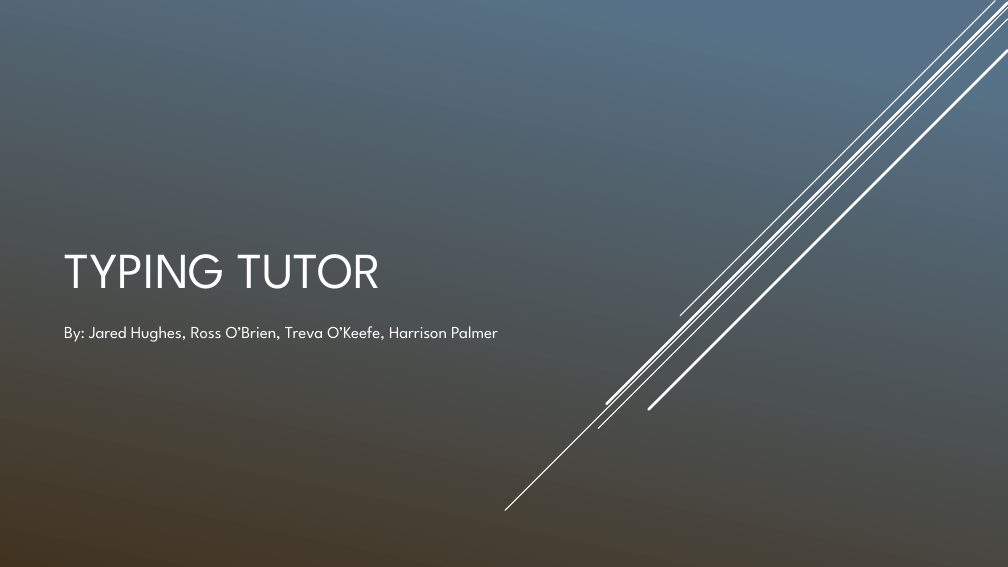
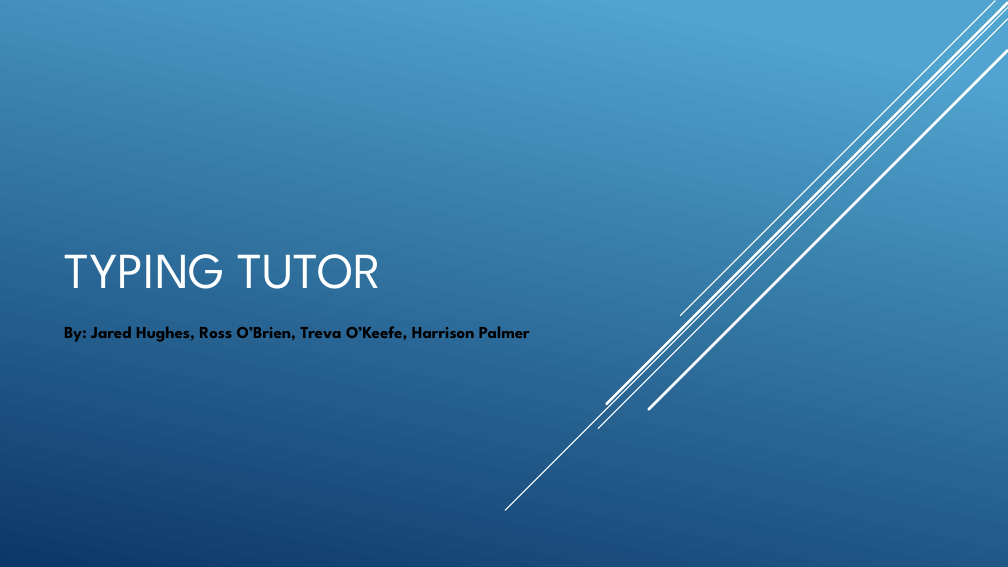
Before and after one commit to Harrison-Palmer/Typing-Tutor, a slide deck: slide 1 of TypingTutorFinal.pptx. Drawn at 1008x567 pixels with LibreOffice and Linux fonts; fonts in the diff are those of the drawing. Boxes give left, top, right and bottom in pixels: in the first picture for what was removed or moved away, otherwise in the second. Text is boxed around its words. In the diff, an @@ line names an element or a change of style, - is before the commit and + after.

```diff
--- a/TypingTutorFinal.pptx
+++ b/TypingTutorFinal.pptx
@@ background gradient #577188 to #433320 to gradient #51A5CF to #0D3868 @@
@@ subtitle "By: Jared Hughes, Ross O’Brien, ..." at box(64, 326, 530, 342): text colour #FFFFFF to #000000, bold on @@
```
Also in this commit, not shown: 4 other slides changed, 2 slides added, 2 slides removed.
